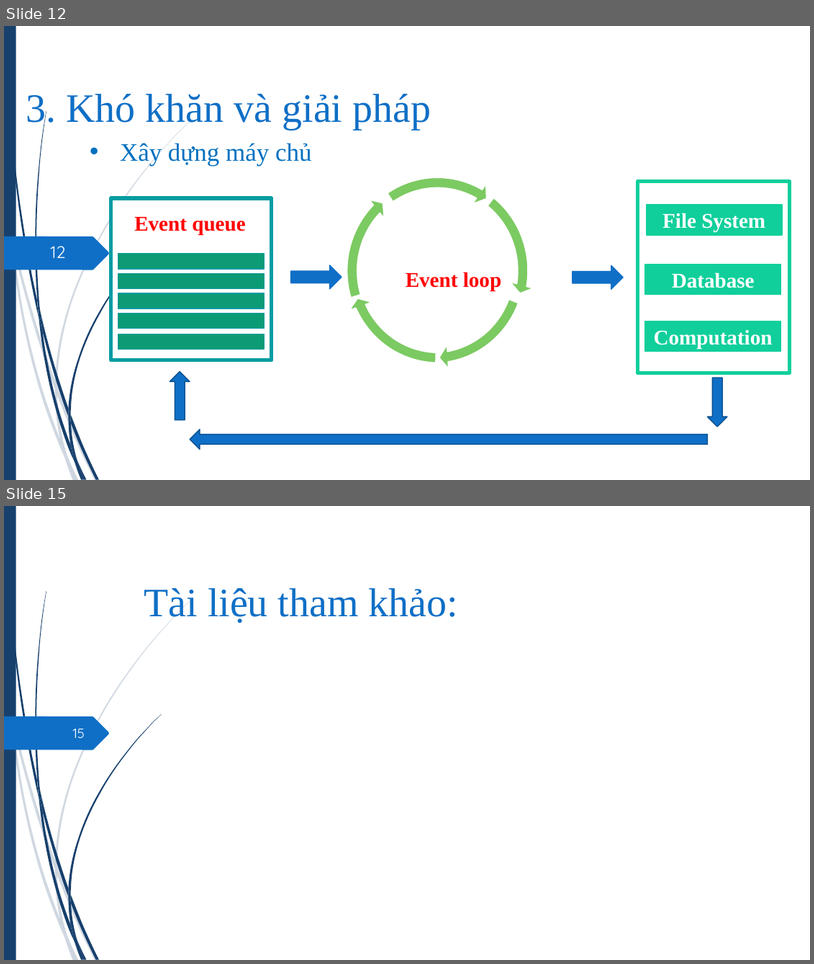
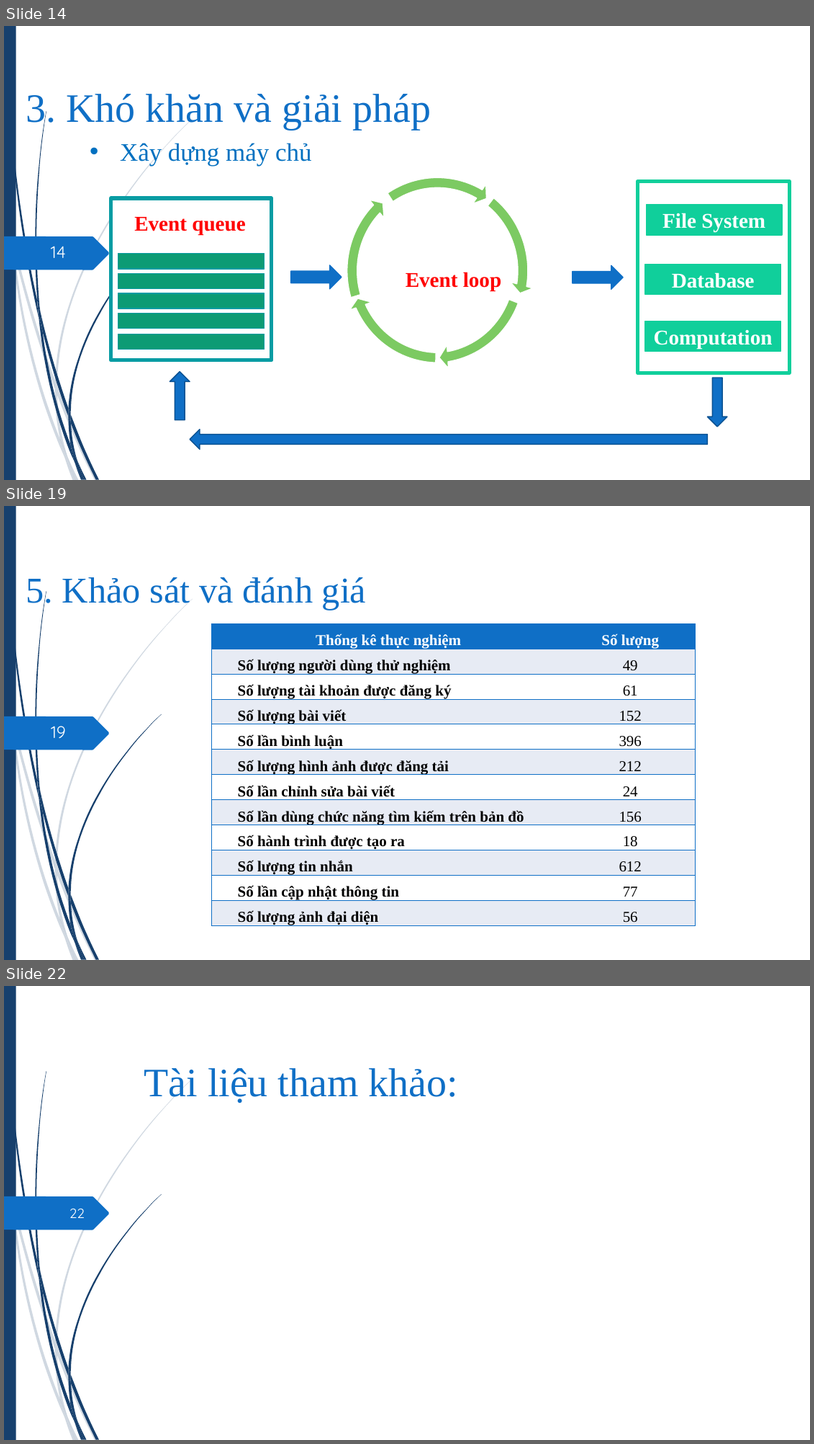
Before and after one commit to hvngoc/Presentation, a slide deck: slide 2.pptx. Shown one above the other, each under a label of ours: slides 12 and 15 before the commit, slides 14, 19 and 22 after it; the slides between them are not shown. The pictures are 814x964 and 814x1444 pixels, drawn with LibreOffice and Linux fonts; fonts in the diff are those of the drawing. Boxes give left, top, right and bottom in pixels: in the first picture for what was removed or moved away, otherwise in the second. Text is boxed around its words. In the diff, an @@ line names an element or a change of style, - is before the commit and + after.

Commit message:
update slide

```diff
--- a/slide 2.pptx
+++ b/slide 2.pptx
@@ slide 19 added at (4,506,810,960), background #FFFFFF; not listed: 24 template elements that a slide beside it also shows @@
@@ title added at (26,577,366,610), 43.2 pt, text #0F6FC6 @@
+5. Khảo sát và đánh giá
@@ table added at (211,624,695,951), 12 rows, 2 columns @@
+Thống kê thực nghiệm | Số lượng
+Số lượng người dùng thử nghiệm | 49
+Số lượng tài khoản được đăng ký | 61
+Số lượng bài viết | 152
+Số lần bình luận | 396
+Số lượng hình ảnh được đăng tải | 212
+Số lần chỉnh sửa bài viết | 24
+Số lần dùng chức năng tìm kiếm trên bản đồ | 156
+Số hành trình được tạo ra | 18
+Số lượng tin nhắn | 612
+Số lần cập nhật thông tin | 77
+Số lượng ảnh đại diện | 56
@@ page number added at (51,726,66,738), 20 pt, text #FEFFFF @@
+19
@@ what was slide 12 is now slide 14 @@
@@ page number at (51,246,66,258): text changed @@
-12
+14
@@ what was slide 15 is now slide 22 @@
@@ page number at (70,1208,85,1218): text changed @@
-15
+22
```
Also in this commit, not shown: 5 slides changed, 6 other slides added.
